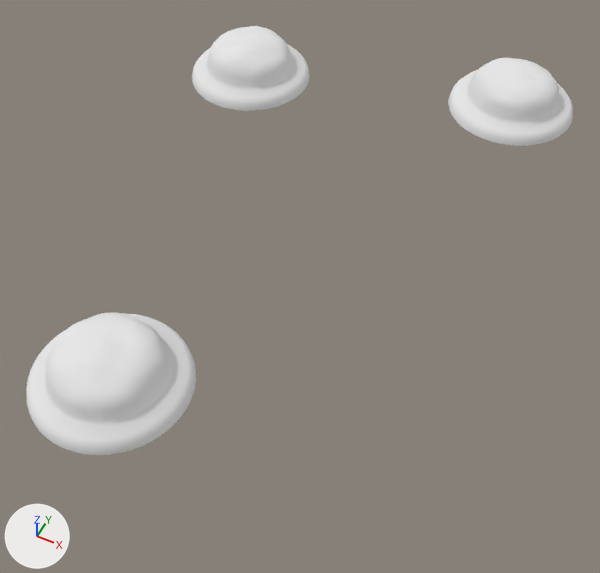
One commit to the OBJ model assets/island.obj: the scene before it, then after it.
Both versions are drawn from a 50 mm camera at (3.3, -14.1, 10.23) aimed at (-1.17, -5.17, -0.93). The axes (+X, +Y, +Z) are drawn at lower left. The lights are the same throughout. Where no turn or scale is listed for an object, it has been applied to the vertices.

Script lines for the objects in view, before the commit:
```python
me_sphere = bpy.data.meshes.new('Sphere')
me_sphere.from_pydata(...)  # 3075 vertices, 3072 faces; spans x -5.91..2.06, y -10.03..2.04, z -0.25..0.64
me_sphere.materials.append(mat_none)  # white #e7e7e7
ob_sphere = bpy.data.objects.new('Sphere', me_sphere)
ob_sphere.location = (0.0, 0.0, 0.0)
```
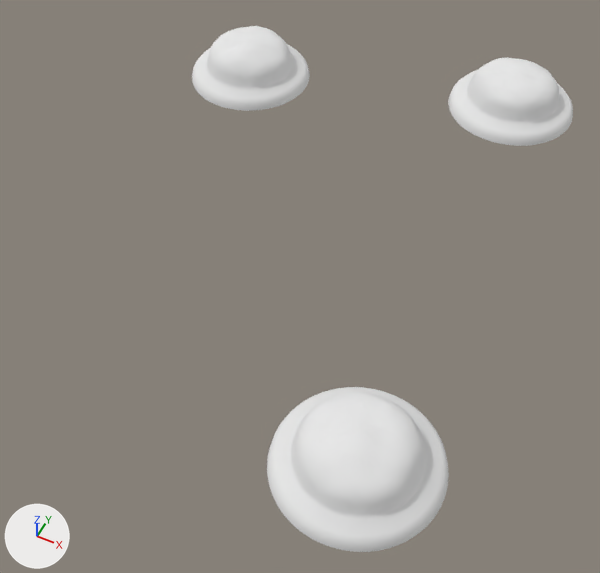
The newer file is also rescaled (x20.44), turned or shifted as a whole; pictures and numbers use the older file's frame.

Boxes [x1, y1, x2, y2] around the edits, measured in the pictures (600 x 573 px; the box of a moved part takes in the faces that stretch with it):
'Sphere', reshaped (30% narrower, 23% taller)
    before: [26, 26, 573, 455]
    after: [192, 26, 573, 552]
part 1 of me_sphere, moved or reshaped
    before: [26, 312, 196, 455]
    after: [267, 387, 449, 552]

What the commit changed:
me_sphere has 3075 vertices, 3072 faces and spans x -5.91..2.06, y -10.03..2.04, z -0.25..0.64.
me_sphere is used by ob_sphere; location (0.0, 0.0, 0.0).
me_sphere part 1: the loose piece of 1025 vertices spanning x -3.88..-1.32, y -10.03..-7.47, z -0.25..0.64 is moved by (3.95, 0.36, 0.0).
